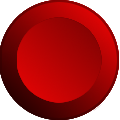
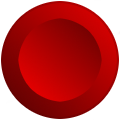
Revision of a layered w=120, h=120 image; what changed, layer by layer:
moved "レイヤー #1" above "レイヤー", painted on it over [0, 0, 119, 120]
painted on "レイヤー" over [3, 3, 117, 117]
painted on "背景" over [0, 0, 120, 120]
